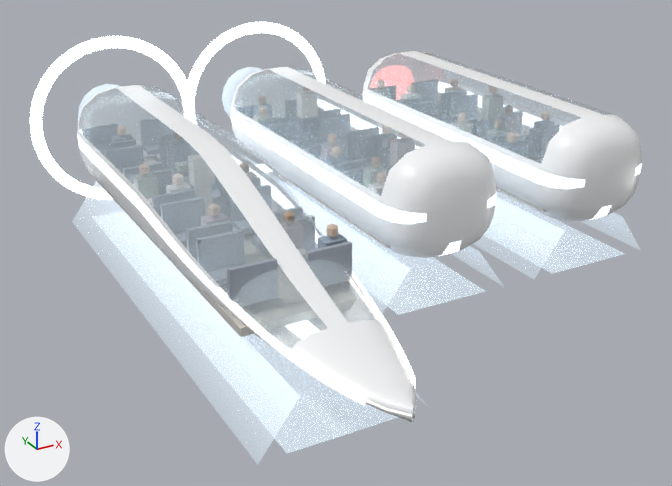
Before and after pictures for a commit that changed the glTF model asset/models/train-2127/train-2127.glb.
Rendered twice from a camera (50 mm lens) standing at (-6.24, -18.1, 8.95) and looking at (2.71, -1.83, 0.81). Every picture has the same lights, and +X, +Y and +Z are marked at lower left. The older version comes first. Where no turn or scale is listed for an object, it has been applied to the vertices. Vertices at exactly the same position are counted once.

In view in the first picture: 'train_lead_parts', 'train_lead_shell', 'train_mid_parts', 'train_mid_shell', 'train_tail_parts', 'train_tail_shell'.
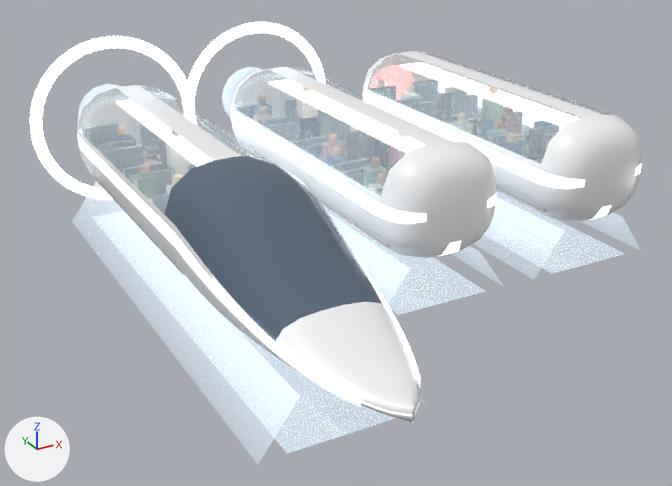
Location of each change, (x1, y1, x2, y2) in pixels of the pictures (672 x 486 px; the box of a moved part takes in the faces that stretch with it):
'train_lead_shell', reshaped
    before: (77, 85, 417, 423)
    after: (77, 85, 420, 423)
'train_lead_parts', reshaped
    before: (30, 36, 356, 337)
    after: (30, 36, 213, 275)
'train_mid_parts', reshaped
    before: (187, 22, 415, 248)
    after: (187, 22, 425, 248)
'train_tail_parts', reshaped
    before: (368, 78, 560, 212)
    after: (368, 62, 580, 212)
part 1 of me_train_lead_parts, moved or reshaped
    before: (194, 185, 213, 216)
    after: (171, 166, 188, 185)
part 2 of me_train_lead_parts, moved or reshaped
    before: (188, 154, 215, 188)
    after: (166, 143, 191, 168)
part 3 of me_train_lead_parts, added
    after: (116, 99, 213, 167)
part 4 of me_train_lead_parts, deleted
    before: (160, 184, 352, 307)
part 5 of me_train_lead_parts, moved or reshaped (mostly hidden afterwards)
    before: (88, 155, 356, 337)
    after: (88, 155, 184, 275)
part 6 of me_train_lead_shell, moved or reshaped
    before: (352, 271, 416, 388)
    after: (354, 254, 420, 387)
part 7 of me_train_lead_shell, moved or reshaped
    before: (217, 287, 365, 406)
    after: (210, 278, 361, 407)
part 8 of me_train_lead_shell, moved or reshaped
    before: (137, 133, 417, 423)
    after: (137, 133, 420, 423)
part 9 of me_train_lead_shell, recoloured
    before: (216, 172, 304, 265)
    after: (214, 156, 303, 240)
part 10 of me_train_lead_shell, recoloured
    after: (275, 302, 402, 351)
part 11 of me_train_lead_shell, recoloured (blue)
    after: (164, 156, 345, 285)
part 12 of me_train_mid_parts, added
    after: (268, 79, 425, 153)
part 13 of me_train_mid_parts, recoloured
    before: (253, 91, 415, 194)
    after: (253, 98, 406, 194)
part 14 of me_train_tail_parts, added
    after: (400, 62, 580, 127)
part 15 of me_train_tail_parts, recoloured
    both: (374, 87, 554, 159)

What changed in the scene script:
```text
Add mat_train_lamp:
    mat_train_lamp = bpy.data.materials.new('train_lamp')
    # nodes: BsdfPrincipled, Mix, OutputMaterial, VertexColor
    # colours: pale yellow #fff7e7, white #fff9ef, mixed with the vertex colours
Add mat_train_screen:
    mat_train_screen = bpy.data.materials.new('train_screen')
    # nodes: BsdfPrincipled, Mix, OutputMaterial, VertexColor
    # colours: dark blue #59697c, mixed with the vertex colours
Change me_train_lead_parts:
    remove me_train_lead_parts.from_pydata(...)  # 912 vertices, 1490 faces; spans x -2.15..2.15, y -7.16..5.6, z 0.03..4.36
    add me_train_lead_parts.from_pydata(...)  # 702 vertices, 1166 faces; spans x -2.15..2.15, y -7.16..5.6, z 0.03..4.36
    me_train_lead_parts part 1: the loose piece of 8 vertices spanning x -0.2..0.1, y -1.37..-1.13, z 1.58..2.48 is moved by (0.0, 1.35, 0.0)
    me_train_lead_parts part 2: the loose piece of 8 vertices spanning x -0.27..0.17, y -1.39..-1.11, z 2.48..3.06 is moved by (0.0, 1.35, 0.0)
    me_train_lead_parts part 3: a new loose piece, a box spanning x -0.35..0.35, y -2.6..3.5, z 3.055..3.105, in mat_train_lamp
    me_train_lead_parts part 4: 25 loose pieces with 218 vertices, spanning x -1.15..1.15, y -5.25..-1.85, z 1.71..2.76, are deleted
    me_train_lead_parts part 5: 4 vertices moved from x -1.15..1.15, y -5.6, z 1.39..1.55 to x -1.15..1.15, y -2.9, z 1.39..1.55
    other edits to the shape of me_train_lead_parts do not show in these pictures
    add me_train_lead_parts.materials.append(mat_train_lamp)
Change me_train_lead_shell:
    remove me_train_lead_shell.from_pydata(...)  # 961 vertices, 1820 faces; spans x -1.34..1.34, y -9.0..4.4, z 1.02..3.4
    add me_train_lead_shell.from_pydata(...)  # 1057 vertices, 2012 faces; spans x -1.34..1.34, y -9.0..4.4, z 1.02..3.4
    me_train_lead_shell part 6: the loose piece of 36 vertices spanning x 0.43..1.21, y -8.4..-4.8, z 1.45..1.98 is multiplied about its middle by the matrix ((1.396, -0.074, 0.0), (0.0, 1.0, 0.0), (-0.142, 0.087, 1.0)), then moved by (0.1, 0.0, 0.11)
    me_train_lead_shell part 7: the loose piece of 36 vertices spanning x -1.21..-0.43, y -8.4..-4.8, z 1.45..1.98 is multiplied about its middle by the matrix ((1.396, 0.074, 0.0), (0.0, 1.0, 0.0), (0.142, 0.087, 1.0)), then moved by (-0.1, 0.0, 0.11)
    me_train_lead_shell part 8: 480 vertices moved from x -1.34..1.34, y -8.7..-1.76, z 1.03..3.32 to x -1.34..1.34, y -8.78..-1.45, z 1.02..3.4; 24 vertices removed from x -1.07..1.07, y -5.53, z 1.23..2.23; 120 vertices added at x -1.23..1.23, y -6.42..-5.39, z 1.14..2.65
    me_train_lead_shell part 9: 28 faces spanning x -0.29..0.29, y -5.12..-2.55, z 2.76..3.4 switch from mat_train_body to mat_train_screen
    me_train_lead_shell part 10: 36 faces spanning x -1.02..1.02, y -7.39..-6.66, z 1.68..2.13 switch from mat_train_glass to mat_train_body
    me_train_lead_shell part 11: 84 faces spanning x -1.32..1.32, y -5.12..-2.55, z 2.15..3.39 switch from mat_train_glass to mat_train_screen
Change me_train_mid_parts:
    remove me_train_mid_parts.from_pydata(...)  # 908 vertices, 1490 faces; spans x -2.15..2.15, y -4.1..5.6, z 0.03..4.36
    add me_train_mid_parts.from_pydata(...)  # 916 vertices, 1502 faces; spans x -2.15..2.15, y -4.1..5.6, z 0.03..4.36
    me_train_mid_parts part 12: a new loose piece, a box spanning x -0.35..0.35, y -3.5..3.5, z 3.055..3.105, in mat_train_lamp
    me_train_mid_parts part 13: 288 kept faces spanning x -1.13..1.13, y -3.2..3.7, z 1.58..3.06 get new vertex colours
    add me_train_mid_parts.materials.append(mat_train_lamp)
Change me_train_tail_parts:
    remove me_train_tail_parts.from_pydata(...)  # 606 vertices, 930 faces; spans x -1.6..1.6, y -4.1..4.1, z 0.03..3.36
    add me_train_tail_parts.from_pydata(...)  # 614 vertices, 942 faces; spans x -1.6..1.6, y -4.1..4.1, z 0.03..3.36
    me_train_tail_parts part 14: a new loose piece, a box spanning x -0.35..0.35, y -3.5..3.5, z 3.055..3.105, in mat_train_lamp
    me_train_tail_parts part 15: 264 kept faces spanning x -1.13..1.13, y -3.2..3.7, z 1.58..3.06 get new vertex colours
    add me_train_tail_parts.materials.append(mat_train_lamp)
```
